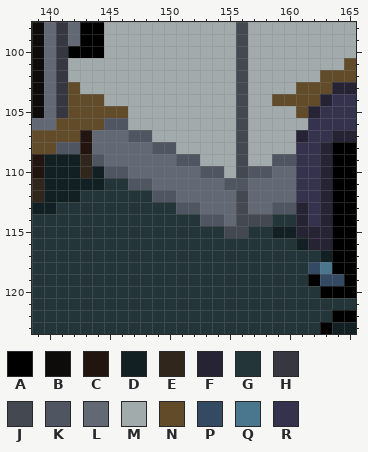
A pixel-art file gets an edit: May_2021/IsometricLivingRoom.aseprite. The picture above is the old version.
208x208 pixels, 1 frame. Colours within 5 levels of each other are drawn and written as one. Shown: x 139..165, y 98..123. The commit also changed other parts of the picture, which this record leaves out.
Palette (. is transparent): A #000000  B #0d0c0a  C #22140f  D #121f23  E #30261c  F #262335  G #233539  H #363740  J #444851  K #505661  L #626975  M #a2abab  N #624b29  P #344a63  Q #4a778e  R #34324d
Pixels before, first column x 139:
 98 BLHLAAMMMMMMMMMMMJMMMMMMMMM
 99 BLHLAAMMMMMMMMMMMJMMMMMMMMM
100 BLHAAAMMMMMMMMMMMJMMMMMMMMM
101 BLHMMMMMMMMMMMMMMJMMMMMMMMN
102 BLHMMMMMMMMMMMMMMJMMMMMMNNN
103 BLHNMMMMMMMMMMMMMJMMMMNNNFF
104 BLHNNNMMMMMMMMMMMJMMNNNNFRR
105 BLHNNNNNMMMMMMMMMJMMMMNFRRR
106 LLNNNNKKMMMMMMMMMJMMMMMRRRR
107 NNNNCLLLKKMMMMMMMJMMMMFRRFF
108 NNKKCLLLLLKKMMMMMJMMMMRRFAA
109 CDDDEKLLLLLLKKMMMJMMKKRRFAA
110 CDDDEDKKLLLLLLKKMJKKLLRRFAA
111 EDDDDDGGKKLLLLLLKKLLLLRRFAA
112 EDDDGGGGGGKKLLLLLJLLLLRRFAA
113 DDGGGGGGGGGGKKLLLJLLKKFRFAA
114 GGGGGGGGGGGGGGKKLJJJGGFRFAA
115 GGGGGGGGGGGGGGGGJJGGDDFFFAA
116 GGGGGGGGGGGGGGGGGGGGGGDFFAA
117 GGGGGGGGGGGGGGGGGGGGGGGGDAA
118 GGGGGGGGGGGGGGGGGGGGGGGPQAA
119 GGGGGGGGGGGGGGGGGGGGGGGAPPA
120 GGGGGGGGGGGGGGGGGGGGGGGGAAA
121 GGGGGGGGGGGGGGGGGGGGGGGGGGG
122 GGGGGGGGGGGGGGGGGGGGGGGGGAA
123 GGGGGGGGGGGGGGGGGGGGGGGGADD
After the commit:
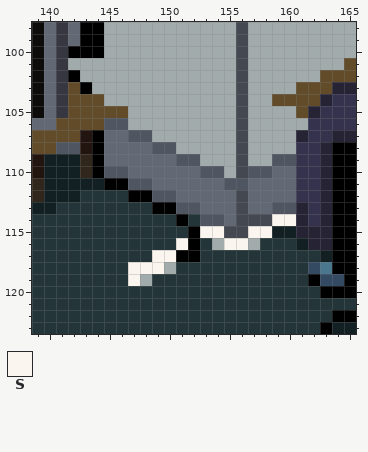
Colours new in this view: S #fbf5ef
Change:
layer "ExtensionPlug" added
Changed rows in their new state; - is an unchanged pixel.
Layers "TV", "ExtensionPlug":
first column x 142:
102 A-
103 -A
first column x 144:
107 A----------------
108 A----------------
109 A----------------
110 A----------------
111 -AA--------------
112 ---AA------------
113 -----AA----------
114 -------A-------SS
115 --------ASS--SS--
116 -------SA-MSSM---
117 -----SSAA--------
118 ---SSSM----------
119 ---SM------------
